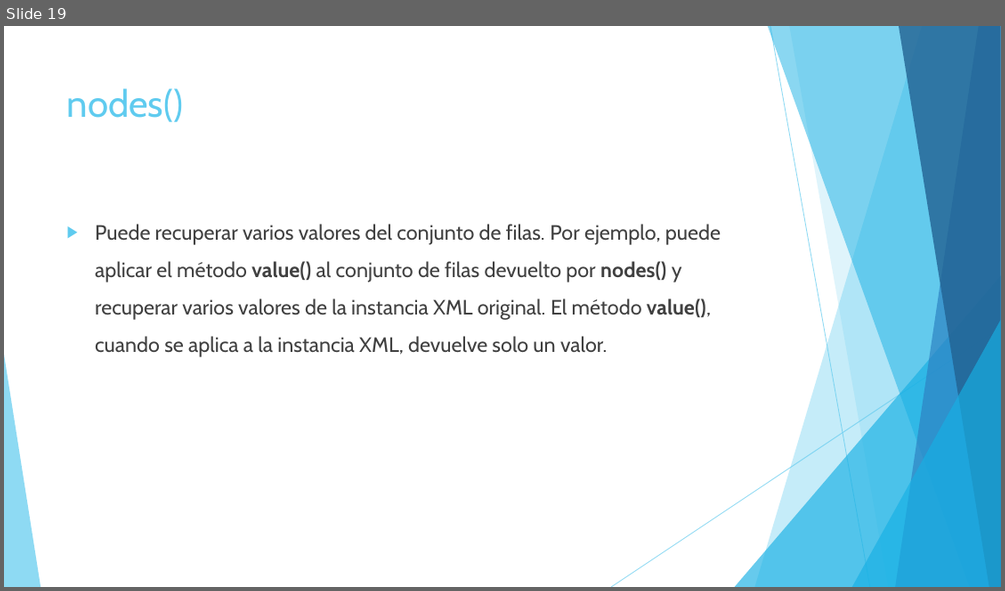
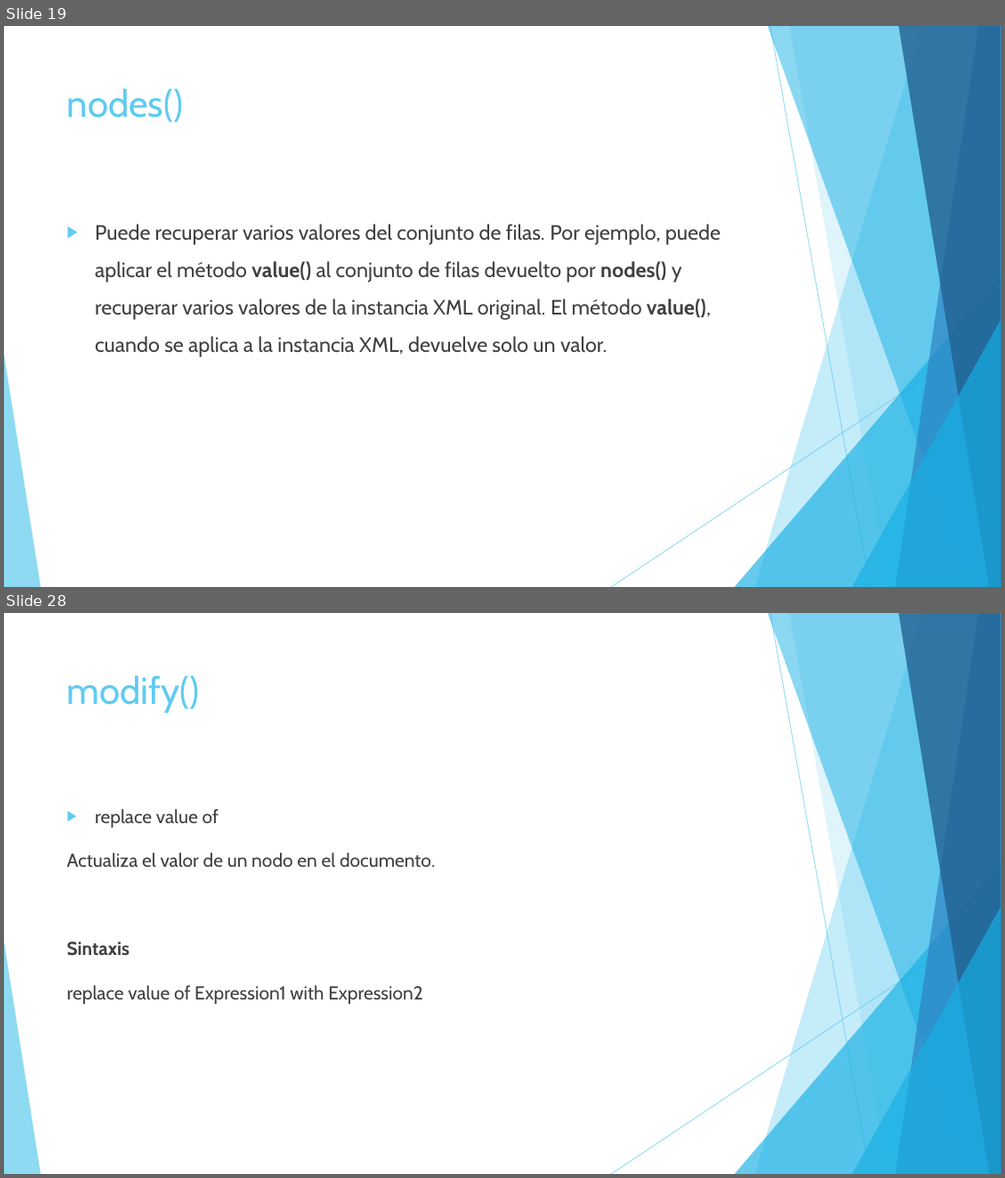
Before and after one commit to l2andy/KnockoutExample, a slide deck: Ponencias/Manejo de XML con SQL Server.pptx. Shown one above the other, each under a label of ours: slide 19 before the commit, slides 19 and 28 after it; the slides between them are not shown. The pictures are 1005x591 and 1005x1178 pixels, drawn with LibreOffice and Linux fonts; fonts in the diff are those of the drawing. Boxes give left, top, right and bottom in pixels: in the first picture for what was removed or moved away, otherwise in the second. Text is boxed around its words. In the diff, an @@ line names an element or a change of style, - is before the commit and + after.

```diff
--- a/Ponencias/Manejo de XML con SQL Server.pptx
+++ b/Ponencias/Manejo de XML con SQL Server.pptx
@@ slide 28 added at (4, 613, 1001, 1174), background #FFFFFF; not listed: 10 template elements that a slide beside it also shows @@
@@ title added at (67, 675, 200, 713), 36 pt, text #5FCBEF @@
+modify()
@@ text added at (67, 809, 435, 1004), 18 pt, text #404040 @@
+▶ replace value of
+Actualiza el valor de un nodo en el documento.
+Sintaxis
+replace value of Expression1 with Expression2
```
Also in this commit, not shown: 2 slides changed, 9 other slides added, 1 slide removed, 1 other file.
